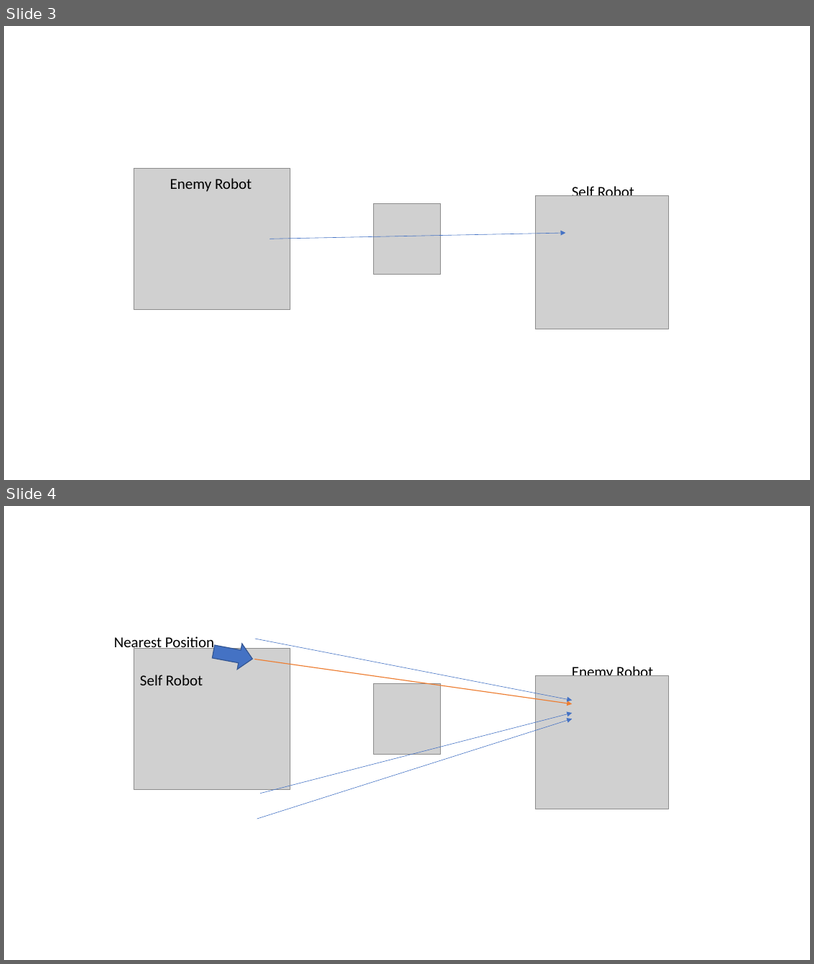
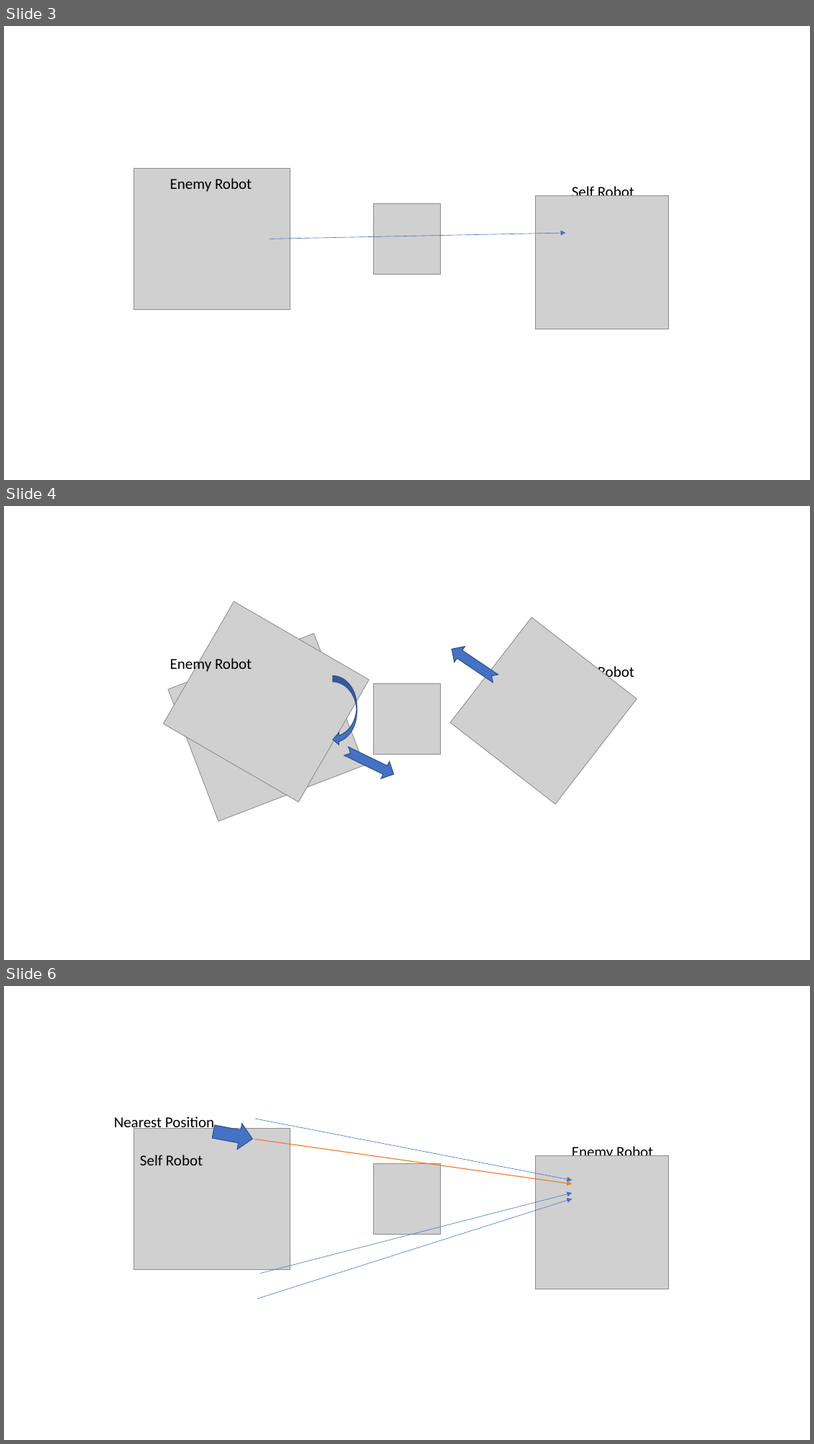
Before and after one commit to AreteQin/MECH_472_6631_Project, a slide deck: Figures.pptx. Shown one above the other, each under a label of ours: slides 3 and 4 before the commit, slides 3, 4 and 6 after it; the slides between them are not shown. The pictures are 814x964 and 814x1444 pixels, drawn with LibreOffice and Linux fonts; fonts in the diff are those of the drawing; grey boxes stand for pictures. Boxes give left, top, right and bottom in pixels: in the first picture for what was removed or moved away, otherwise in the second. Text is boxed around its words. In the diff, an @@ line names an element or a change of style, - is before the commit and + after.

```diff
--- a/Figures.pptx
+++ b/Figures.pptx
@@ slide 4 added at <box>4,506,810,960</box>, background #FFFFFF @@
@@ picture added at <box>163,601,369,801</box> @@
@@ picture added at <box>168,633,364,821</box> @@
@@ picture added at <box>451,617,638,804</box> @@
@@ text added at <box>170,656,252,674</box>, 18 pt, text #000000 @@
+Enemy Robot
@@ notched right arrow added at <box>447,641,501,686</box>, fill #4472C4, outline #325491 1 pt @@
@@ curved down arrow added at <box>333,676,357,745</box>, fill #4472C4, outline #325491 1 pt @@
@@ text added at <box>572,664,635,682</box>, 18 pt, text #000000 @@
+Self Robot
@@ picture added at <box>373,683,441,754</box> @@
@@ notched right arrow added at <box>342,742,398,782</box>, fill #4472C4, outline #325491 1 pt @@
@@ what was slide 4 is now slide 6 @@
```
Also in this commit, not shown: 4 other slides added, 38 other files.
